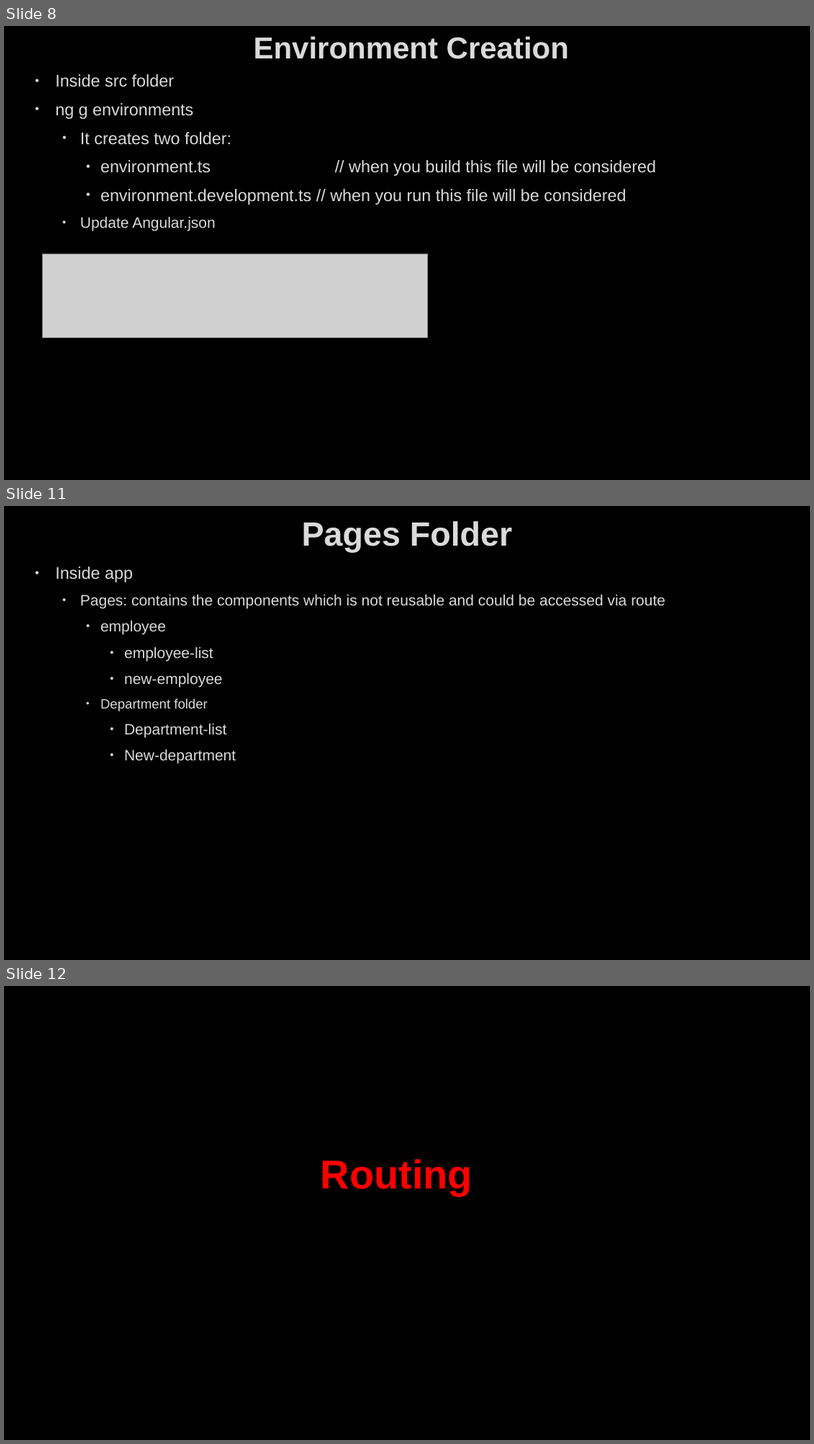
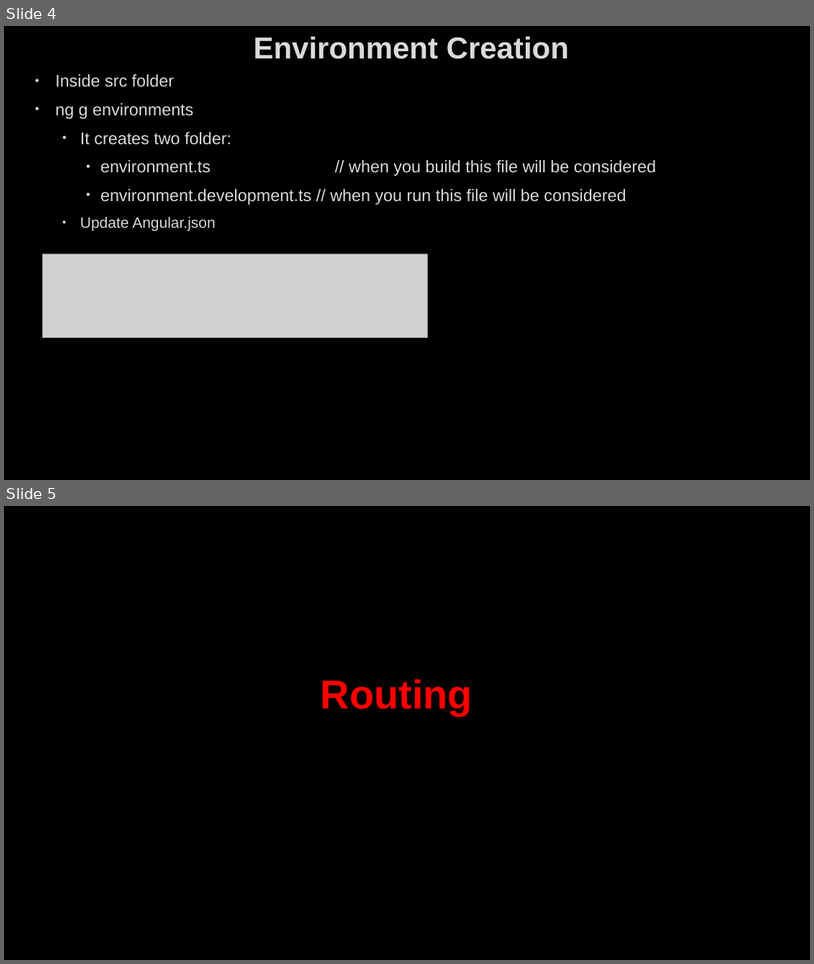
Before and after one commit to AhmedMohamedSamir1/Summary, a slide deck: Angular & type script/Angular.pptx. Shown one above the other, each under a label of ours: slides 8, 11 and 12 before the commit, slides 4 and 5 after it; the slides between them are not shown. The pictures are 814x1444 and 814x964 pixels, drawn with LibreOffice and Linux fonts; fonts in the diff are those of the drawing; grey boxes stand for pictures; background and template pictures are left out. Boxes give left, top, right and bottom in pixels: in the first picture for what was removed or moved away, otherwise in the second. Text is boxed around its words. In the diff, an @@ line names an element or a change of style, - is before the commit and + after.

```diff
--- a/Angular & type script/Angular.pptx
+++ b/Angular & type script/Angular.pptx
@@ slide 11 removed at (4, 506, 810, 960), background picture (left out) @@
@@ title removed at (302, 521, 512, 552) @@
-Pages Folder
@@ text removed at (55, 566, 666, 764) @@
-• Inside app
-  • Pages: contains the components which is not reusable and could be accessed via route
-    • employee
-      • employee-list
-      • new-employee
-    • Department folder
-      • Department-list
-      • New-department
@@ what was slide 8 is now slide 4 @@
@@ what was slide 12 is now slide 5 @@
```
Also in this commit, not shown: 9 slides changed, 21 slides added, 7 other slides removed, 11 other files.
